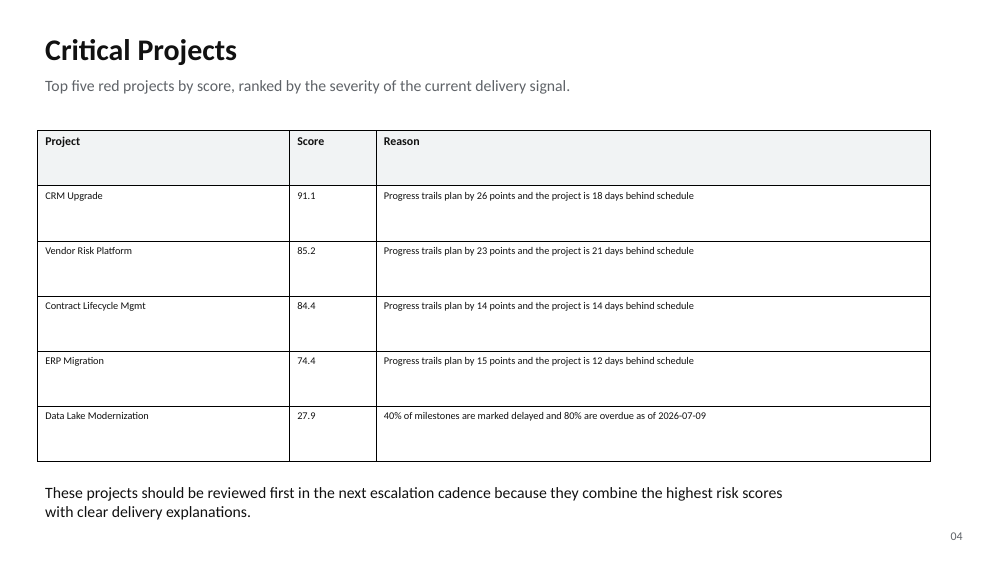
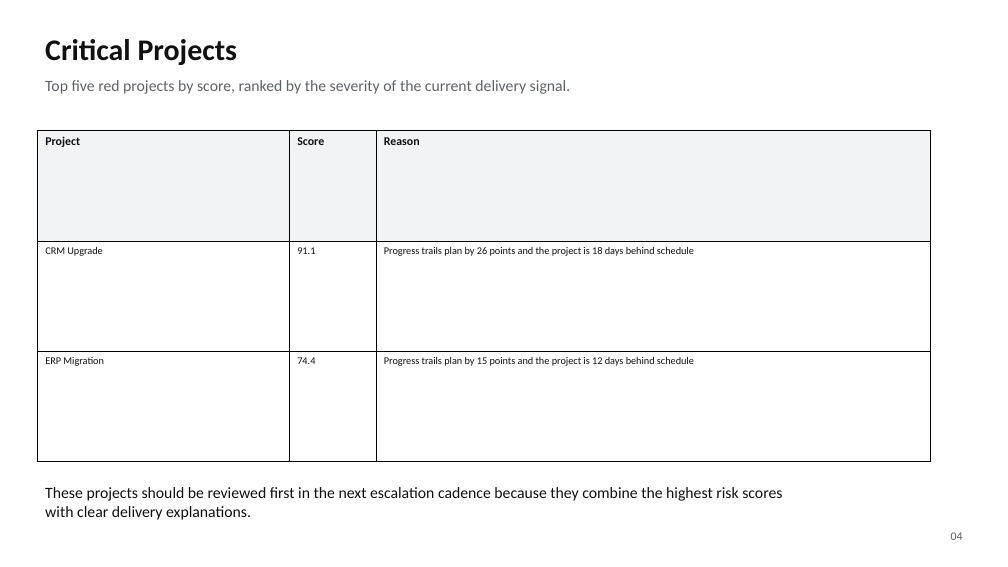
Before and after one commit to Rajibpanda01/Project-Health-Reporting-Agent, a slide deck: slide 4 of deliverables/monthly_executive_deck.pptx. Drawn at 1008x567 pixels with LibreOffice and Linux fonts; fonts in the diff are those of the drawing. Boxes give left, top, right and bottom in pixels: in the first picture for what was removed or moved away, otherwise in the second. Text is boxed around its words. In the diff, an @@ line names an element or a change of style, - is before the commit and + after.

```diff
--- a/deliverables/monthly_executive_deck.pptx
+++ b/deliverables/monthly_executive_deck.pptx
@@ table at (38, 131, 931, 462) @@
-row 3: Vendor Risk Platform | 85.2 | Progress trails plan by 23 points and the project is 21 days behind schedule
-row 4: Contract Lifecycle Mgmt | 84.4 | Progress trails plan by 14 points and the project is 14 days behind schedule
-row 6: Data Lake Modernization | 27.9 | 40% of milestones are marked delayed and 80% are overdue as of 2026-07-09
```
Also in this commit, not shown: 4 other slides changed, 1 other file.
